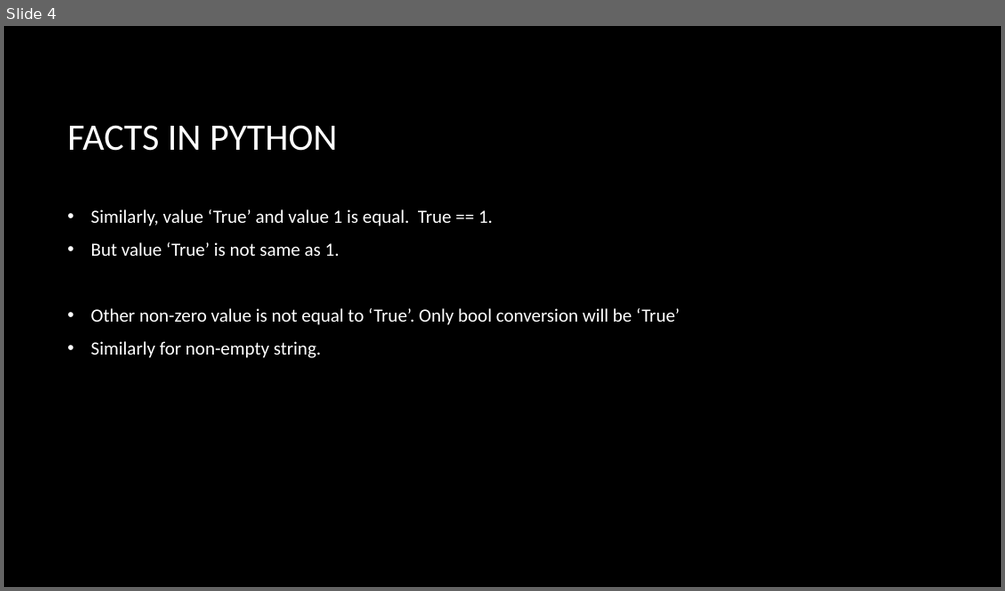
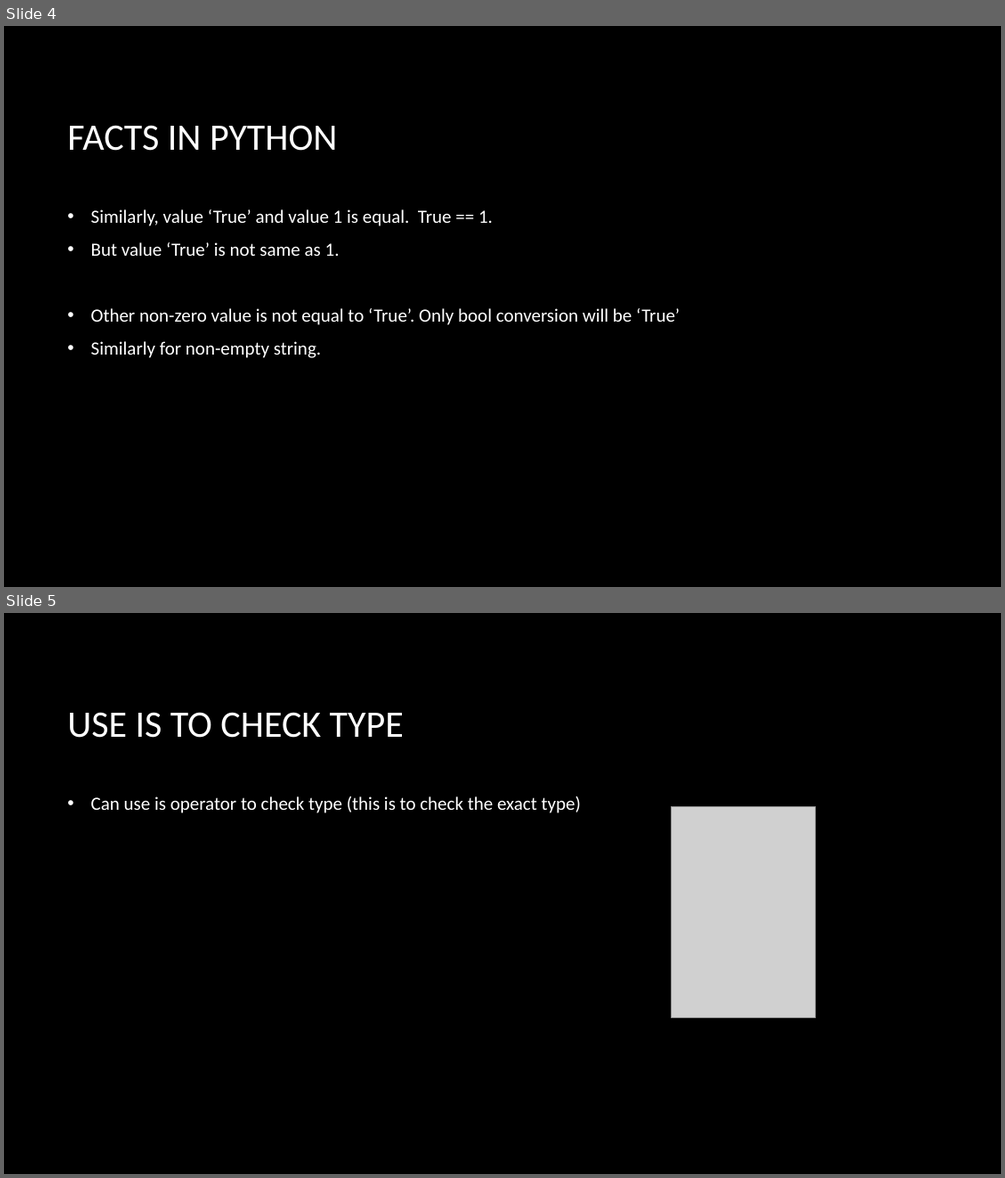
Before and after one commit to bon-netizen/Python-Class-Beginner, a slide deck: Py B - unit 1b.pptx. Shown one above the other, each under a label of ours: slide 4 before the commit, slides 4 and 5 after it. The pictures are 1005x591 and 1005x1178 pixels, drawn with LibreOffice and Linux fonts; fonts in the diff are those of the drawing; grey boxes stand for pictures; background and template pictures are left out. Boxes give left, top, right and bottom in pixels: in the first picture for what was removed or moved away, otherwise in the second. Text is boxed around its words. In the diff, an @@ line names an element or a change of style, - is before the commit and + after.

```diff
--- a/Py B - unit 1b.pptx
+++ b/Py B - unit 1b.pptx
@@ slide 5 added at (4,613,1001,1174), background picture (left out) @@
@@ title added at (67,712,404,738), 36 pt, text #FFFFFF @@
+USE IS TO CHECK TYPE
@@ text added at (91,796,581,813), 18 pt, text #FFFFFF @@
+• Can use is operator to check type (this is to check the exact type)
@@ picture added at (672,807,816,1017) @@
```
Also in this commit, not shown: 1 slide changed, 5 other files.
